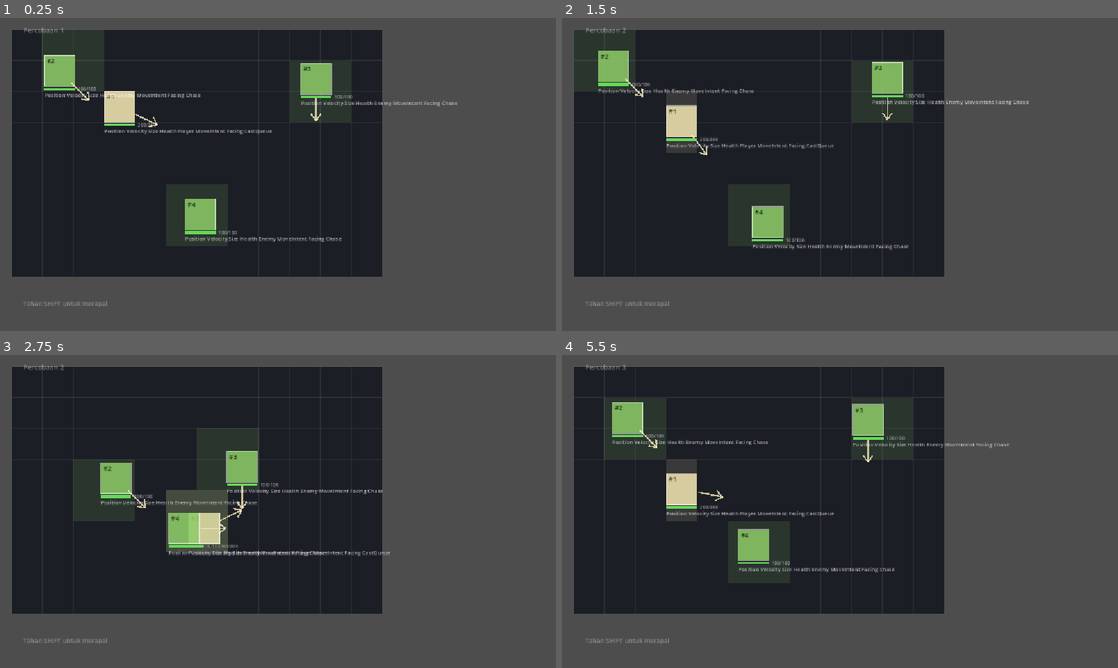
Above: before the commit, frames 1-4 (two rows, left to right).
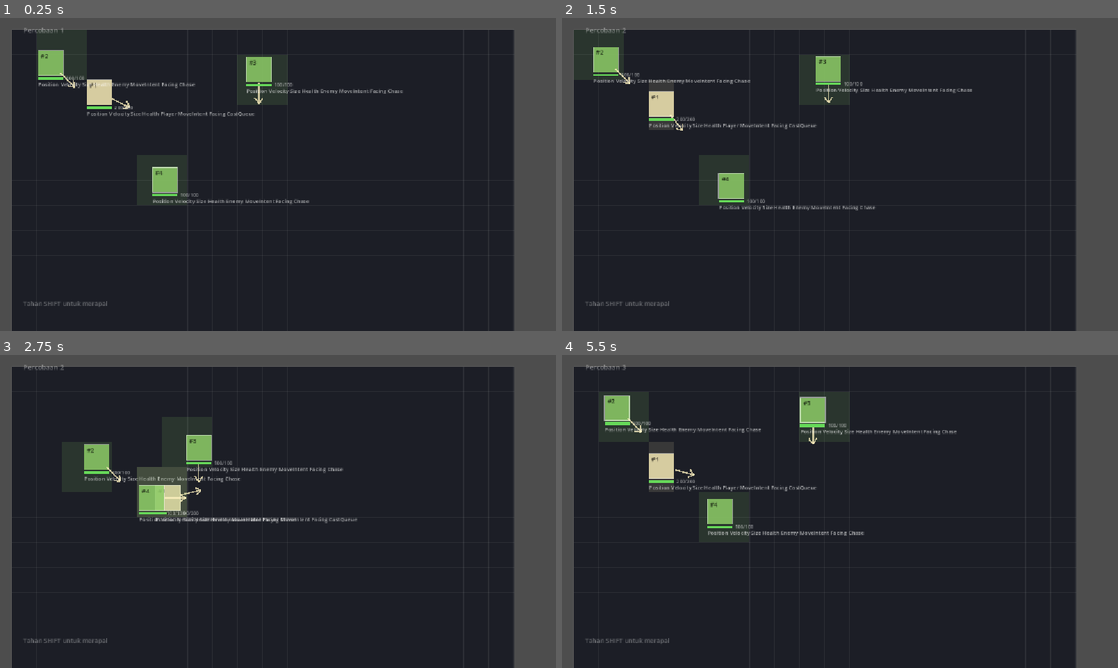
Above: after the commit, the same moments.

Repository: Ahingg/amalgaform
Game: Godot game, scene res://view/main.tscn
The game is run twice, just before and just after one commit, with the same random seed, the same clock (stepped at 60 frames per second) and the same inputs.
Inputs (mouse positions are in pixels of both pictures, inside the frame that each line leads up to):
- Up to frame 1 (0.25 s): no input
- Up to frame 2 (1.5 s): tap Enter at 0.5 s; move the mouse to (962, 158) at 0.52 s; hold D 0.53-1.28 s; tap Shift at 0.6 s; click (962, 158) at 0.67 s; move the mouse to (728, 190) at 1.27 s; hold S from 1.28 s (still down); tap R at 1.35 s
- Up to frame 3 (2.75 s): move the mouse to (333, 442) at 2.02 s; release S at 2.03 s; hold D from 2.03 s (still down); tap J at 2.1 s
- Up to frame 4 (5.5 s): move the mouse to (812, 574) at 2.77 s; release D at 2.78 s; hold W 2.78-3.53 s; tap K at 2.85 s; click (812, 574) at 2.92 s; move the mouse to (1006, 558) at 3.52 s; hold A 3.53-5.03 s; tap L at 3.6 s; tap Space at 4.25 s; move the mouse to (673, 464) at 4.27 s; tap Shift at 4.35 s; tap Enter at 5 s; move the mouse to (867, 511) at 5.02 s; hold S from 5.03 s (still down); tap R at 5.1 s; click (867, 511) at 5.17 s

The runs differ from the first frame. In frame 1, 40% of the frame differs, in the area x 2-93%, y 3-100%; in frame 2, 40%; in frame 3, 41%; in frame 4, 41%.

Commit message:
view: bar merapal, arena digedein, dan tutup lubang chant ganda
Lubangnya: cast_ui menolak membuka antrian baru kalau sudah memegang bola, tapi
tidak menolak selagi Casting masih berjalan. Jadi chant kedua menimpa Casting
yang pertama dan spell pertamanya hilang tanpa jejak. Aturan "satu spell saja"
bocor persis di jendela yang baru dibuat.

Bar merapal digambar dari komponen Casting supaya ongkos rapalan panjang jadi
KELIHATAN, bukan cuma terasa lambat. Tanpa itu, jeda barunya gampang disalahkan
ke hal lain.

Arena 12x8 -> 20x12 (petak dikecilkan jadi 52px supaya tetap muat di layar),
karena ruang mainnya terasa sempit saat playtest.

Batas gerak sengaja TIDAK ditaruh di lapisan input: itu aturan main, tempatnya
di sim.

Co-Authored-By: Claude Opus 5 <noreply@anthropic.com>
Claude-Session: https://claude.ai/code/session_01Qk43F2z5yDt92vTyEtoTz3

Diff:
--- a/challenge-6/sim/comp.gd
+++ b/challenge-6/sim/comp.gd
@@ -39,6 +39,7 @@
 
 const CAST_QUEUE := "CastQueue"
 const CAST_RELEASE := "CastRelease"
+const CASTING := "Casting"
 const TIME_SCALE := "TimeScale"
 const FACING := "Facing"
 
@@ -52,3 +53,4 @@
 const WET := "Wet"
 const KNOCKED := "Knocked"
 const ON_HIT := "OnHit"
+const SINGLE_TARGET := "SingleTarget"
--- a/challenge-6/sim/components/make.gd
+++ b/challenge-6/sim/components/make.gd
@@ -23,4 +23,4 @@
 	return {"runes": []}
 
 static func held_spell(spell: Dictionary, runes: Array) -> Dictionary:
-	return {"runes": runes, "recipe": spell}
+	return {"runes": runes, "recipe": spell, "slow": runes.size() * Tuning.SPELL_HOLD_BASE_MODIFIER}
--- a/challenge-6/sim/grammar.gd
+++ b/challenge-6/sim/grammar.gd
@@ -12,13 +12,14 @@
 			Comp.SPEED: Speed.new(Tuning.BULLET_SPEED),
 			Comp.LIFETIME: Countdown.new(Tuning.BULLET_LIFETIME, {Comp.DEAD: {}}),
 			Comp.ON_HIT: Make.on_hit({Comp.DEAD: {}}, {}),
+			Comp.SINGLE_TARGET: {}
 		},
 	Comp.AQUA: func() -> Dictionary:
 		return {
 			Comp.POSITION: Vec2.new(0.0, 0.0),
 			Comp.SIZE: Size.new(Tuning.WATERBALL_SIZE, Tuning.WATERBALL_SIZE),
 			Comp.SPEED: Speed.new(Tuning.WATERBALL_SPEED),
-			Comp.LIFETIME: Countdown.new(Tuning.WATERBALL_LIFETIME, {Comp.DEAD: {}}),
+			Comp.LIFETIME: Countdown.new(Tuning.WATERBALL_LIFETIME, {Comp.BURST: {}}),
 			Comp.ON_HIT: Make.on_hit({Comp.BURST: {}}, {}),
 		},
 	Comp.VENTUS: func() -> Dictionary:
@@ -78,8 +79,8 @@
 
 	var first: String = runes[0]
 	var power_first: float = rune_presence[first] / pow(unique, Tuning.SPREAD)
-	if on_self.has(Comp.BURST):
-		on_self[Comp.BURST] = {"inflict": Grammar.PAYLOAD[first].call(power_first)["target"]}
-
+	#if on_self.has(Comp.BURST):
+		#on_self[Comp.BURST] = {"inflict": Grammar.PAYLOAD[first].call(power_first)["target"]}
+			#
 	recipe[Comp.ON_HIT] = Make.on_hit(on_self, on_target)
 	return recipe
--- a/challenge-6/sim/systems/burst_system.gd
+++ b/challenge-6/sim/systems/burst_system.gd
@@ -4,13 +4,19 @@
 static func process(world: World, _delta: float) -> void:
 	var entities: = world.get_entities_with_comp([Comp.BURST, Comp.VELOCITY, Comp.SPEED, Comp.SIZE, Comp.POSITION])
 	for e in entities:
-		var puddle := world.add_entity()
+		#var puddle := world.add_entity()
+		# karena ada burst, ubah dari yang awalnya ada kecepatan jadi diem karena pcah.
+		world.detach_component(Comp.VELOCITY, e)
+		world.detach_component(Comp.SPEED, e)
 		var size: Size = world.get_component_value(Comp.SIZE, e)
 		var pos: Vec2 = world.get_component_value(Comp.POSITION, e)
-		world.attach_component(Comp.POSITION, puddle, Vec2.new(pos.x - ((Tuning.PUDDLE_SIZE - size.w)/2), pos.y - ((Tuning.PUDDLE_SIZE - size.h)/2)))
-		world.attach_component(Comp.SIZE, puddle, Size.new(Tuning.PUDDLE_SIZE, Tuning.PUDDLE_SIZE))
-		world.attach_component(Comp.LIFETIME, puddle, Countdown.new(Tuning.PUDDLE_LIFETIME, {Comp.DEAD: {}}))
+		pos.x -= ((Tuning.PUDDLE_SIZE - size.w)/2)
+		pos.y -= ((Tuning.PUDDLE_SIZE - size.h)/2)
+		# dikomen dulu, kalau mau balikin ke cuma puddle baru un comment lagi
+		#world.attach_component(Comp.POSITION, puddle, Vec2.new(pos.x - ((Tuning.PUDDLE_SIZE - size.w)/2), pos.y - ((Tuning.PUDDLE_SIZE - size.h)/2)))
+		size.w = Tuning.PUDDLE_SIZE
+		size.h = Tuning.PUDDLE_SIZE
+		#world.attach_component(Comp.SIZE, puddle, Size.new(Tuning.PUDDLE_SIZE, Tuning.PUDDLE_SIZE))
+		world.attach_component(Comp.LIFETIME, e, Countdown.new(Tuning.PUDDLE_LIFETIME, {Comp.DEAD: {}}))
 		var burst: Dictionary = world.get_component_value(Comp.BURST, e)
-		world.attach_component(Comp.ON_HIT, puddle, Make.on_hit({}, burst["inflict"]))
-
-		world.attach_component(Comp.DEAD, e)
+		#world.attach_component(Comp.ON_HIT, puddle, Make.on_hit({}, burst["inflict"]))
--- a/challenge-6/sim/systems/cast_release_system.gd
+++ b/challenge-6/sim/systems/cast_release_system.gd
@@ -10,5 +10,6 @@
 			continue
 
 		var recipe := Grammar.build(body["runes"])
-		world.attach_component(Comp.HELD_SPELL, e, Make.held_spell(recipe, body["runes"].duplicate(true)))
+		var cast_time: float = Tuning.CAST_BASE + Tuning.CAST_PER_RUNE * body["runes"].size()
+		world.attach_component(Comp.CASTING, e, Countdown.new(cast_time, { Comp.HELD_SPELL: Make.held_spell(recipe, body["runes"].duplicate(true))}))
 		world.detach_component(Comp.CAST_RELEASE, e)
--- a/challenge-6/sim/systems/contact_system.gd
+++ b/challenge-6/sim/systems/contact_system.gd
@@ -18,5 +18,6 @@
 			var size_t: Size = world.get_component_value(Comp.SIZE, t)
 			if not Helper.overlap(pos_s, size_s, pos_t, size_t):
 				continue
-
 			Inflict.apply(world, action, s, t, pos_s, pos_t)
+			if world.entity_have_component(Comp.SINGLE_TARGET, s):
+				break
--- a/challenge-6/sim/systems/speed_modifier_system.gd
+++ b/challenge-6/sim/systems/speed_modifier_system.gd
@@ -2,7 +2,7 @@
 extends RefCounted
 class_name SpeedModifierSystem
 
-const SPEED_MODIFIERS := [Comp.WET]
+const SPEED_MODIFIERS := [Comp.WET, Comp.HELD_SPELL]
 
 static func process(world: World, _delta: float) -> void:
 
@@ -14,5 +14,4 @@
 		for name in SPEED_MODIFIERS:
 			if world.entity_have_component(name, e):
 				v *= (1.0 - world.get_component_value(name, e).slow)
-
 		speed.value = v
--- a/challenge-6/sim/systems/timer_system.gd
+++ b/challenge-6/sim/systems/timer_system.gd
@@ -1,7 +1,7 @@
 class_name TimerSystem
 extends RefCounted
 
-const TIMERS := [Comp.DELAY, Comp.LIFETIME, Comp.INVULNERABLE, Comp.WET, Comp.KNOCKED]
+const TIMERS := [Comp.DELAY, Comp.LIFETIME, Comp.INVULNERABLE, Comp.WET, Comp.KNOCKED, Comp.CASTING]
 
 static func process(world: World, delta: float) -> void:
 	for type in TIMERS:
--- a/challenge-6/sim/tuning.gd
+++ b/challenge-6/sim/tuning.gd
@@ -27,8 +27,8 @@
 # Time to release a spell, in normal time — this is the cost that makes short
 # chants worth discovering.
 #     cast_time = CAST_BASE + CAST_PER_RUNE * rune_count
-const CAST_BASE := 0.25
-const CAST_PER_RUNE := 0.25
+const CAST_BASE := 0.1
+const CAST_PER_RUNE := 0.35
 
 const MAX_RUNES := 4
 
@@ -97,3 +97,6 @@
 
 const MELEE_DAMAGE := 55.0
 const MAX_SLOW := 0.9
+
+
+const SPELL_HOLD_BASE_MODIFIER := 0.08
--- a/challenge-6/view/cast_ui.gd
+++ b/challenge-6/view/cast_ui.gd
@@ -61,6 +61,10 @@
 	# turns "I have a spell ready" into a decision — spend it now, or keep it
 	# for a better moment — instead of a stockpile.
 	if world.entity_have_component(ViewConfig.HELD_SPELL, player):
+		return
+	# Juga ditolak selagi rapalan sebelumnya masih terbentuk. Tanpa ini, chant
+	# kedua menimpa Casting yang pertama dan spell pertamanya hilang diam-diam.
+	if world.entity_have_component(ViewConfig.CASTING, player):
 		return
 	# Attached fresh rather than reusing an old one, so a queue can never carry
 	# leftovers from the previous cast.
@@ -158,6 +162,9 @@
 	if player == -1:
 		return
 
+	if world.entity_have_component(ViewConfig.CASTING, player):
+		_draw_casting(world, player)
+
 	if world.entity_have_component(ViewConfig.HELD_SPELL, player):
 		_draw_held(world, player)
 
@@ -229,9 +236,27 @@
 	draw_rect(Rect2(at, Vector2(width * left, 6)), col, true)
 
 
+# Jeda antara melepas SHIFT dan bola muncul. Digambar supaya ongkos rapalan
+# panjang jadi sesuatu yang KELIHATAN, bukan cuma terasa lambat.
+func _draw_casting(world, player: int) -> void:
+	var c = world.get_component_value(ViewConfig.CASTING, player)
+	if c.duration <= 0.0:
+		return
+	var ratio: float = clampf(c.elapsed / c.duration, 0.0, 1.0)
+	var at := Vector2(48, 534)
+	var w := Tuning.MAX_RUNES * 52.0 + (Tuning.MAX_RUNES - 1) * 8.0
+
+	draw_rect(Rect2(at, Vector2(w, 8)), Color(0, 0, 0, 0.55), true)
+	draw_rect(Rect2(at, Vector2(w * ratio, 8)), Color(0.75, 0.6, 1.0), true)
+	draw_string(_font, at + Vector2(w + 8, 9), "merapal %.2fs" % c.duration,
+		HORIZONTAL_ALIGNMENT_LEFT, -1, 12, Color(1, 1, 1, 0.5))
+
+
 func _draw_hint(world, player: int) -> void:
 	var text := "Tahan SHIFT untuk merapal"
-	if world.entity_have_component(ViewConfig.HELD_SPELL, player):
+	if world.entity_have_component(ViewConfig.CASTING, player):
+		text = "Merapal..."
+	elif world.entity_have_component(ViewConfig.HELD_SPELL, player):
 		text = "Bola siap  ·  arahkan mouse  ·  klik kiri untuk melepas"
 	draw_string(_font, Vector2(48, 596), text,
 		HORIZONTAL_ALIGNMENT_LEFT, -1, 13, Color(1, 1, 1, 0.35))
--- a/challenge-6/view/player_input.gd
+++ b/challenge-6/view/player_input.gd
@@ -17,6 +17,9 @@
 # sim/ still needs a system that turns MoveIntent into Velocity. That system is
 # where speed, casting penalties and knockback get reconciled — and it is a
 # design decision, so it is not written here.
+#
+# NOTE: keeping the wizard inside the arena is NOT done here. Bounds are a game
+# rule, so they belong to a system in sim/ — this layer only ever states intent.
 # ============================================================================
 
 # Component names come from ViewConfig.
--- a/challenge-6/view/renderer.gd
+++ b/challenge-6/view/renderer.gd
@@ -18,9 +18,9 @@
 # ============================================================================
 
 
-@export var grid_width: int = 12
-@export var grid_height: int = 8
-@export var tile_size: float = 64.0
+@export var grid_width: int = 20
+@export var grid_height: int = 12
+@export var tile_size: float = 52.0
 @export var margin: Vector2 = Vector2(24, 24)
 @export var show_badges: bool = true
 
--- a/challenge-6/view/view_config.gd
+++ b/challenge-6/view/view_config.gd
@@ -26,6 +26,7 @@
 const CAST_QUEUE := "CastQueue"
 const CAST_RELEASE := "CastRelease"
 const HELD_SPELL := "HeldSpell"
+const CASTING := "Casting"
 const LAUNCH_SPELL := "LaunchSpell"
 
 # The rune symbols the player types. These must match sim/comp.gd exactly —
